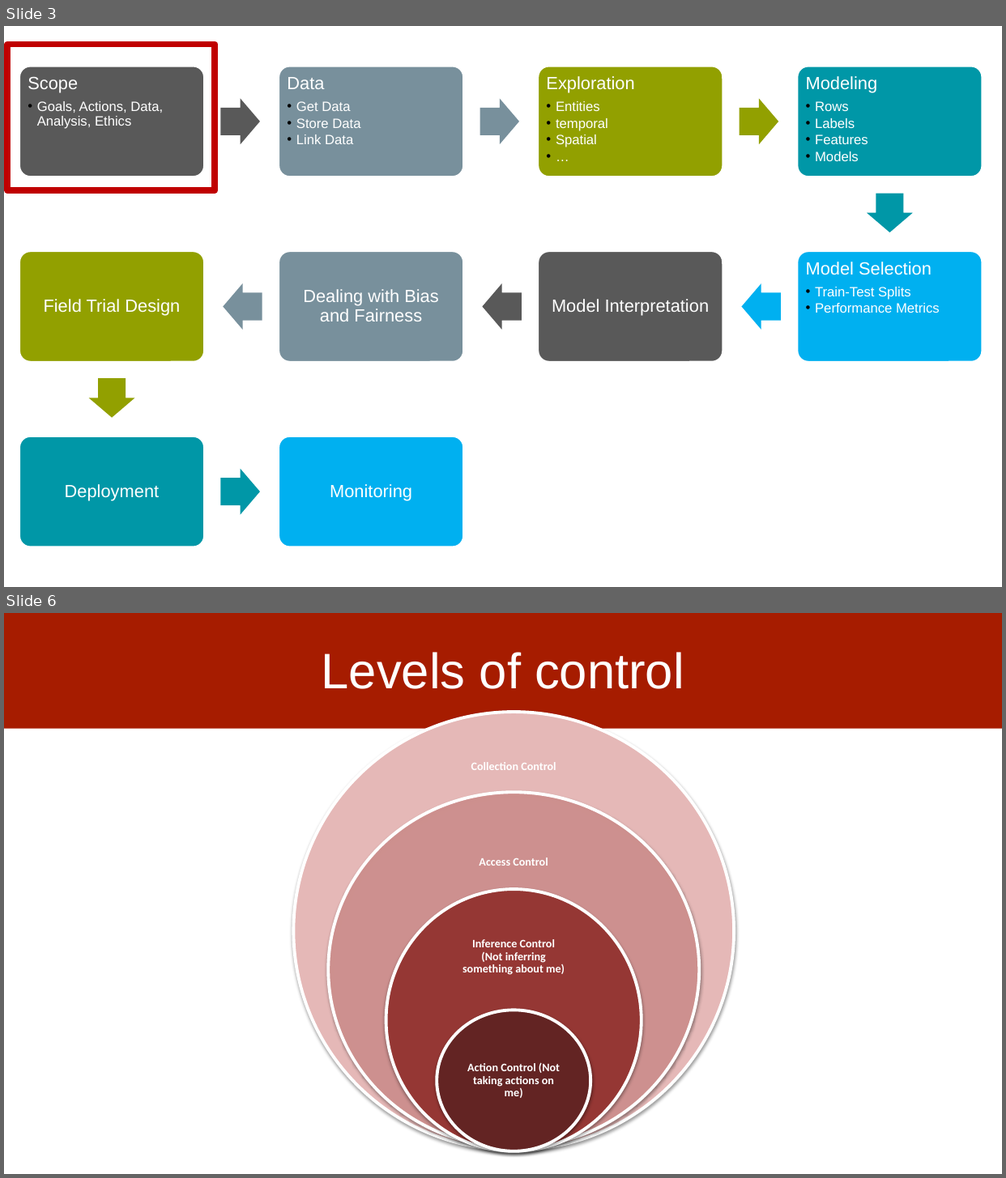
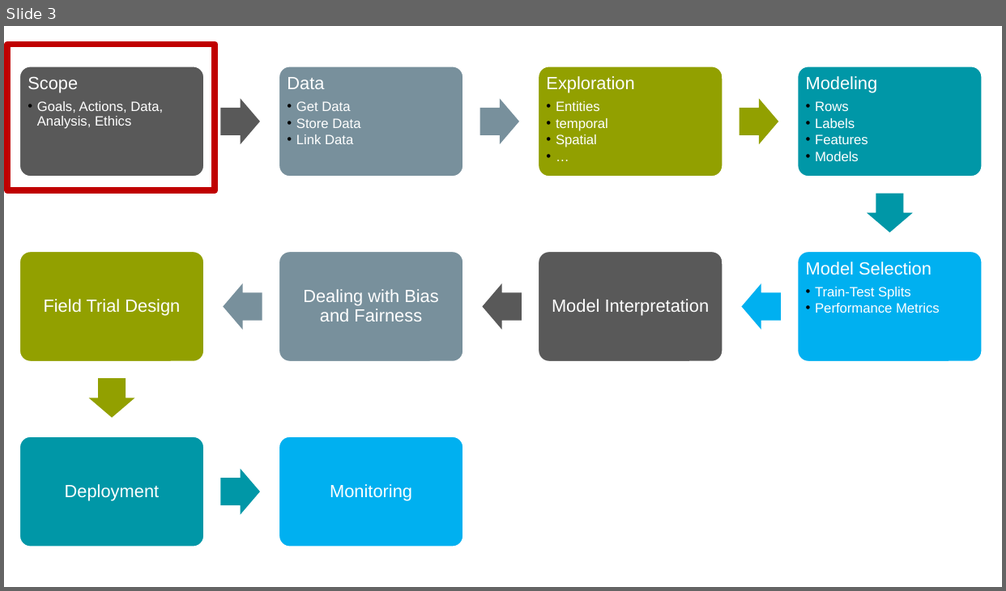
Before and after one commit to dssg/mlforpublicpolicylab, a slide deck: Lectures/03-casestudies.pptx. Shown one above the other, each under a label of ours: slides 3 and 6 before the commit, slide 3 after it; the slides between them are not shown. The pictures are 1006x1178 and 1006x591 pixels, drawn with LibreOffice and Linux fonts; fonts in the diff are those of the drawing. Boxes give left, top, right and bottom in pixels: in the first picture for what was removed or moved away, otherwise in the second. Text is boxed around its words. In the diff, an @@ line names an element or a change of style, - is before the commit and + after.

```diff
--- a/Lectures/03-casestudies.pptx
+++ b/Lectures/03-casestudies.pptx
@@ slide 6 removed at [4, 613, 1002, 1174], background #FFFFFF @@
@@ rectangle removed at [4, 613, 1002, 728] @@
@@ title removed at [322, 652, 684, 689] @@
-Levels of control
@@ group removed at [294, 712, 734, 1152]: 4 ellipses, 4 texts @@
-Collection Control
-Access Control
-Inference Control (Not inferring something about me)
-Action Control (Not taking actions on me)
```
Also in this commit, not shown: 1 slide changed, 5 other slides removed.
